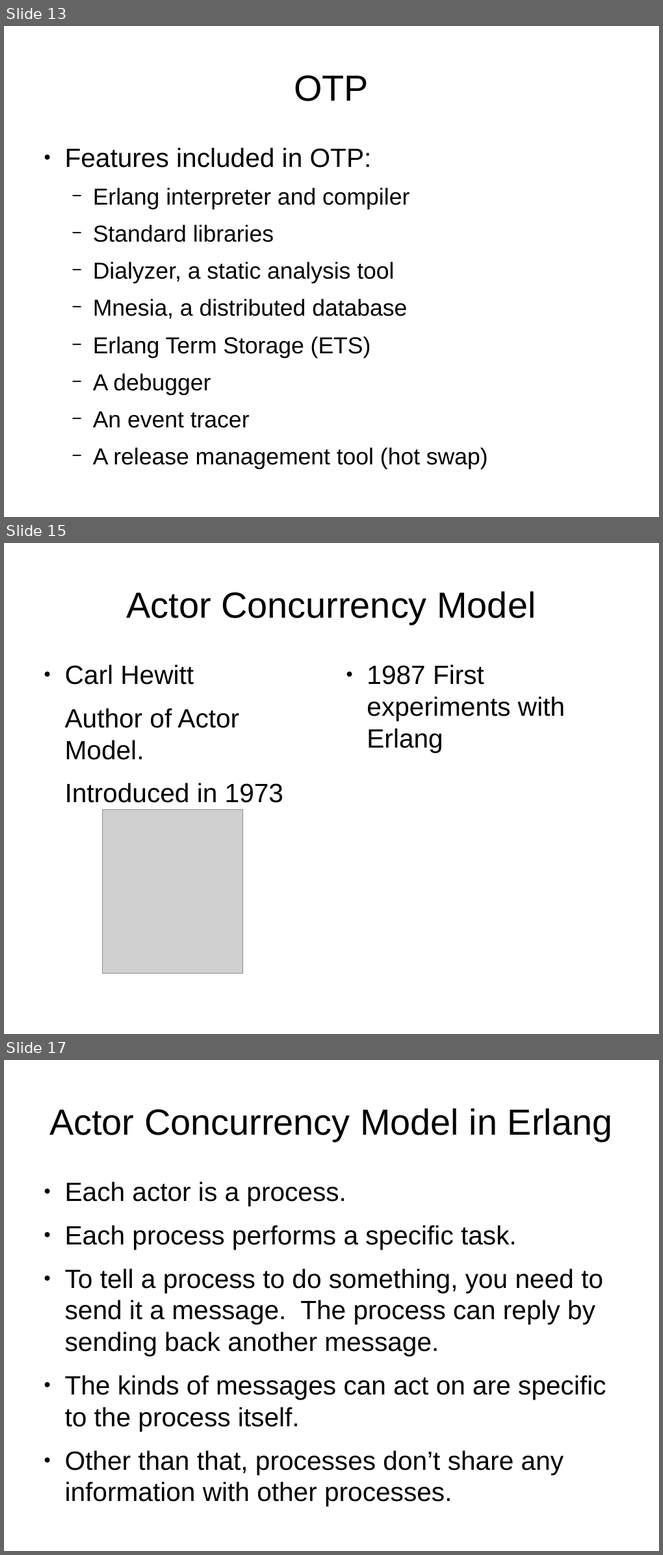
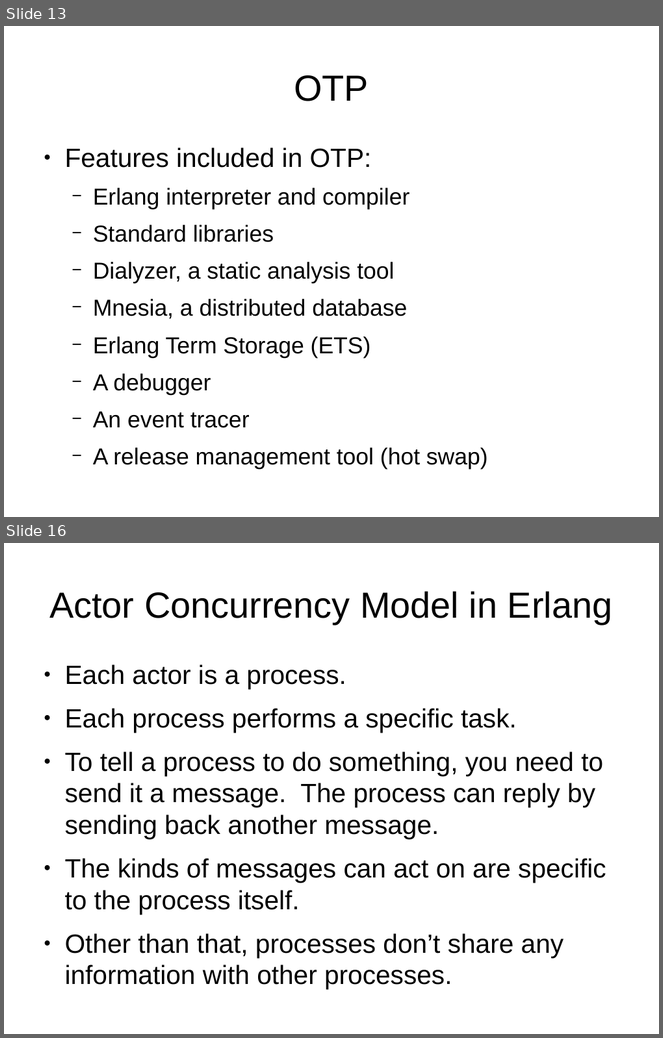
Before and after one commit to ramortegui/talks, a slide deck: concurrent-programming.odp. Shown one above the other, each under a label of ours: slides 13, 15 and 17 before the commit, slides 13 and 16 after it; the slides between them are not shown. The pictures are 663x1555 and 663x1038 pixels, drawn with LibreOffice and Linux fonts; fonts in the diff are those of the drawing; grey boxes stand for pictures. Boxes give left, top, right and bottom in pixels: in the first picture for what was removed or moved away, otherwise in the second. Text is boxed around its words. In the diff, an @@ line names an element or a change of style, - is before the commit and + after.

```diff
--- a/concurrent-programming.odp
+++ b/concurrent-programming.odp
@@ slide 15 removed at (4, 543, 659, 1034), background #FFFFFF @@
@@ title removed at (126, 591, 536, 624) @@
-Actor Concurrency Model
@@ text removed at (65, 665, 284, 803) @@
-● Carl Hewitt
-Author of Actor Model.
-Introduced in 1973
@@ text removed at (367, 665, 565, 752) @@
-● 1987 First experiments with Erlang
@@ picture removed at (102, 810, 243, 973) @@
@@ what was slide 17 is now slide 16 @@
```
Also in this commit, not shown: 8 slides changed, 1 slide added, 2 other slides removed, 6 other files.
